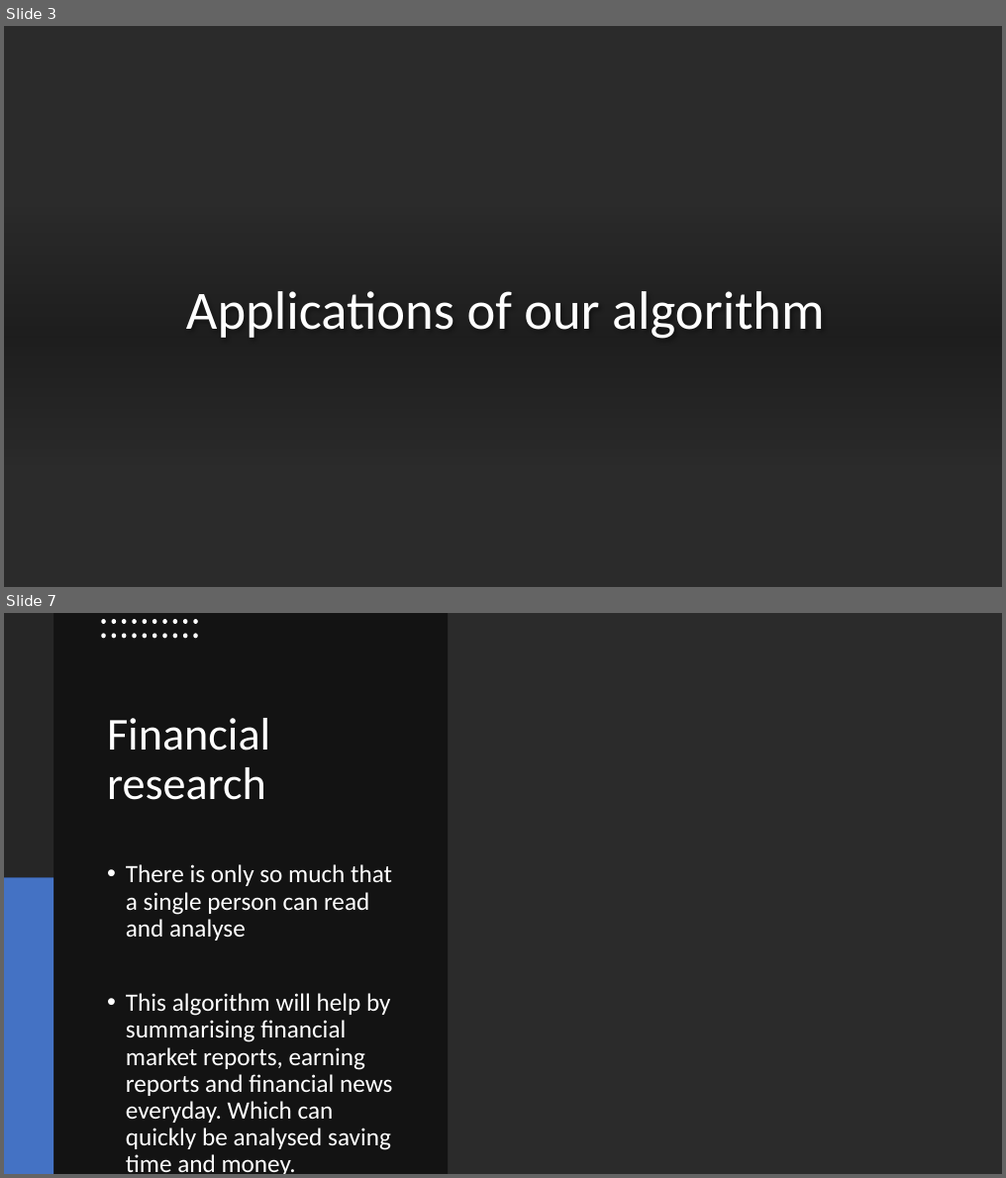
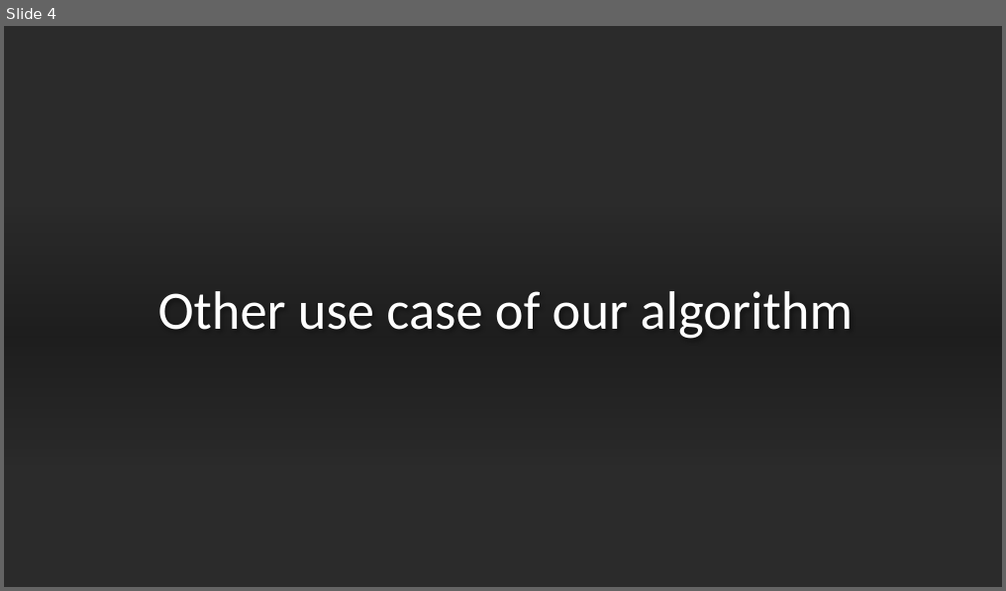
Before and after one commit to Ausaf1996/Ford-motor-company-projects, a slide deck: Ford marketing presentation.pptx. Shown one above the other, each under a label of ours: slides 3 and 7 before the commit, slide 4 after it; the slides between them are not shown. The pictures are 1006x1178 and 1006x591 pixels, drawn with LibreOffice and Linux fonts; fonts in the diff are those of the drawing; background and template pictures are left out; a plain dark background stands for a picture behind light text. Boxes give left, top, right and bottom in pixels: in the first picture for what was removed or moved away, otherwise in the second. Text is boxed around its words. In the diff, an @@ line names an element or a change of style, - is before the commit and + after.

```diff
--- a/Ford marketing presentation.pptx
+++ b/Ford marketing presentation.pptx
@@ slide 7 removed at (4,613,1002,1174), background picture (left out) @@
@@ rectangle removed at (4,613,1002,1174) @@
@@ rectangle removed at (4,613,448,1174) @@
@@ rectangle removed at (4,613,54,878) @@
@@ group removed at (101,619,198,638): 20 ellipses @@
@@ title removed at (107,718,270,800) @@
-Financial research
@@ rectangle removed at (4,878,54,1174) @@
@@ text removed at (126,864,392,1174) @@
-• There is only so much that a single person can read and analyse
-• This algorithm will help by summarising financial market reports, earning reports and financial news everyday. Which can quickly be analysed saving time and money.
@@ what was slide 3 is now slide 4 @@
@@ slide 4 changed as well @@
@@ title at (158,291,853,339): text changed @@
-Applications of our algorithm
+Other use case of our algorithm
```
Also in this commit, not shown: 4 other slides changed, 3 slides added, 4 other slides removed, 1 other file.
